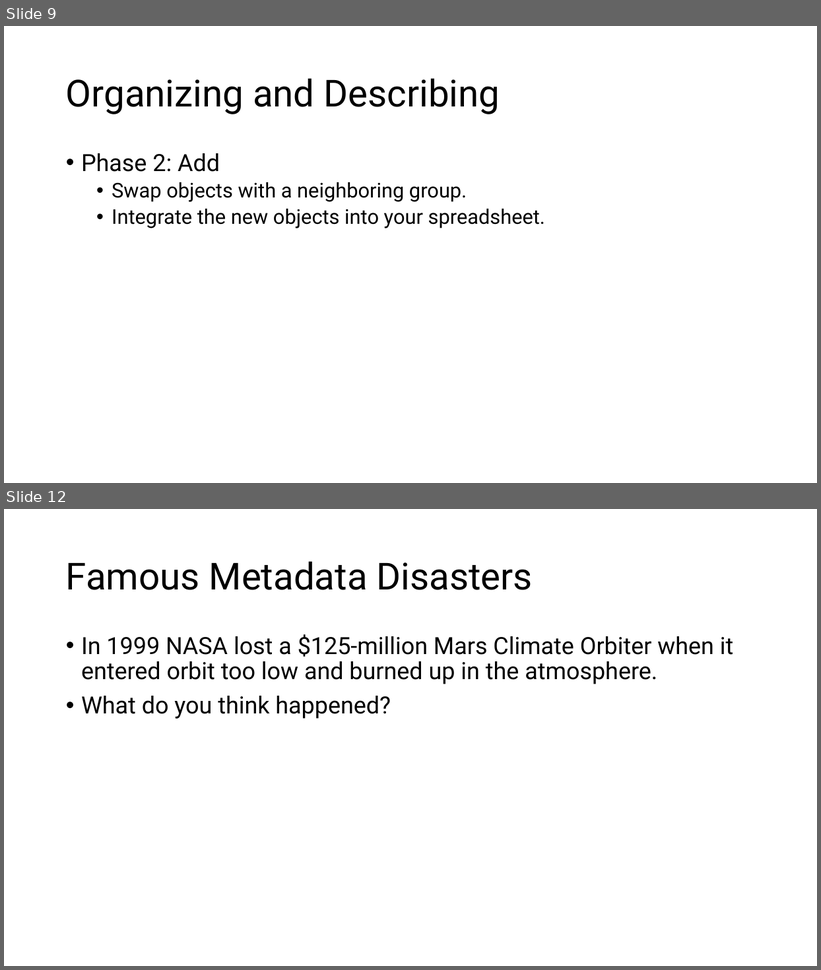
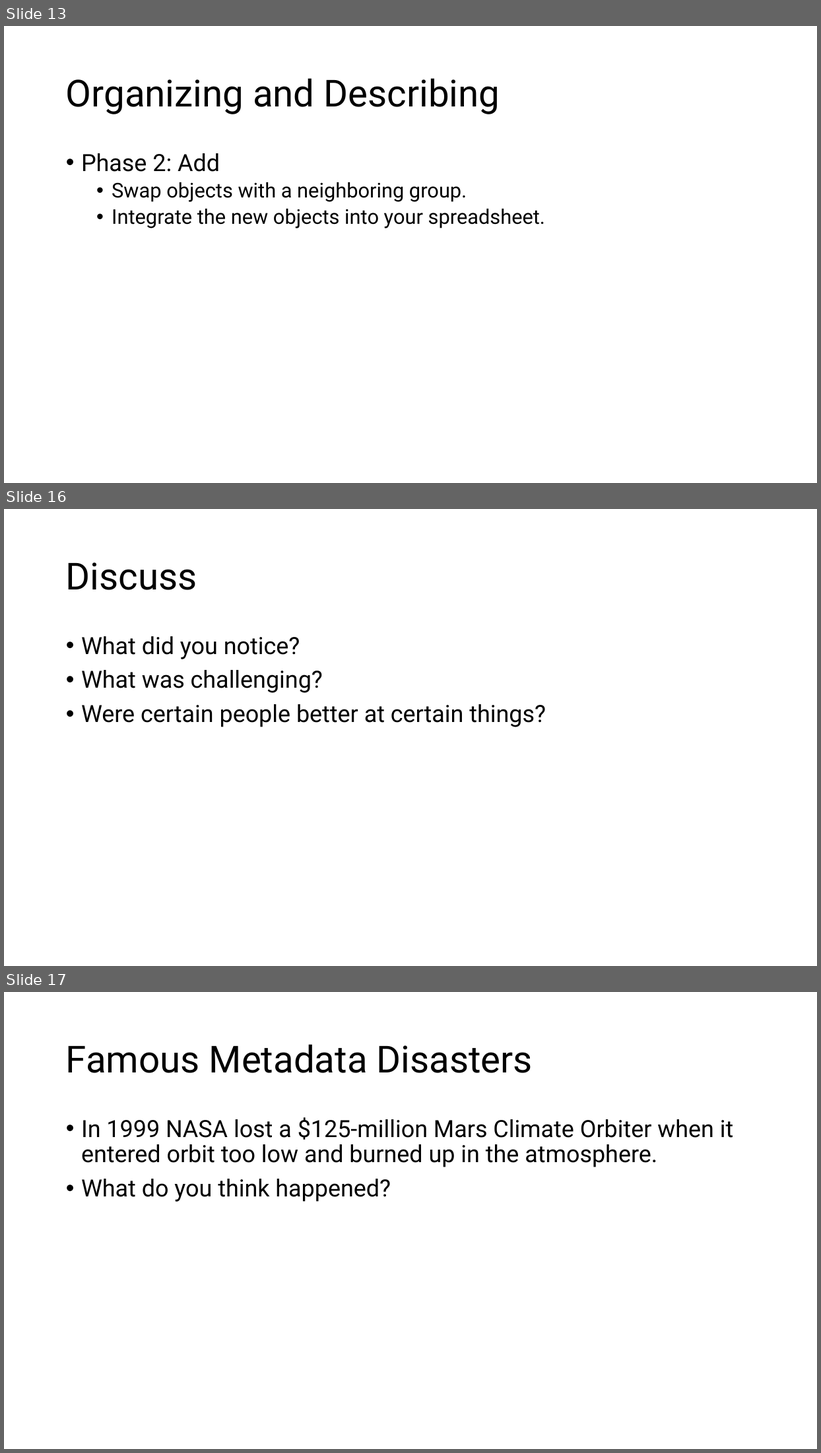
Before and after one commit to walshbr/data-for-the-rest-of-us, a slide deck: resources/week-3/description.pptx. Shown one above the other, each under a label of ours: slides 9 and 12 before the commit, slides 13, 16 and 17 after it; the slides between them are not shown. The pictures are 821x970 and 821x1453 pixels, drawn with LibreOffice and Linux fonts; fonts in the diff are those of the drawing. Boxes give left, top, right and bottom in pixels: in the first picture for what was removed or moved away, otherwise in the second. Text is boxed around its words. In the diff, an @@ line names an element or a change of style, - is before the commit and + after.

```diff
--- a/resources/week-3/description.pptx
+++ b/resources/week-3/description.pptx
@@ slide 16 added at [4, 509, 817, 966], background #FFFFFF @@
@@ title added at [66, 562, 197, 590], 44 pt, text #000000 @@
+Discuss
@@ text added at [81, 636, 546, 727], 28 pt, text #000000 @@
+• What did you notice?
+• What was challenging?
+• Were certain people better at certain things?
@@ what was slide 9 is now slide 13 @@
@@ what was slide 12 is now slide 17 @@
```
Also in this commit, not shown: 5 slides changed, 7 other slides added, 1 slide removed.
